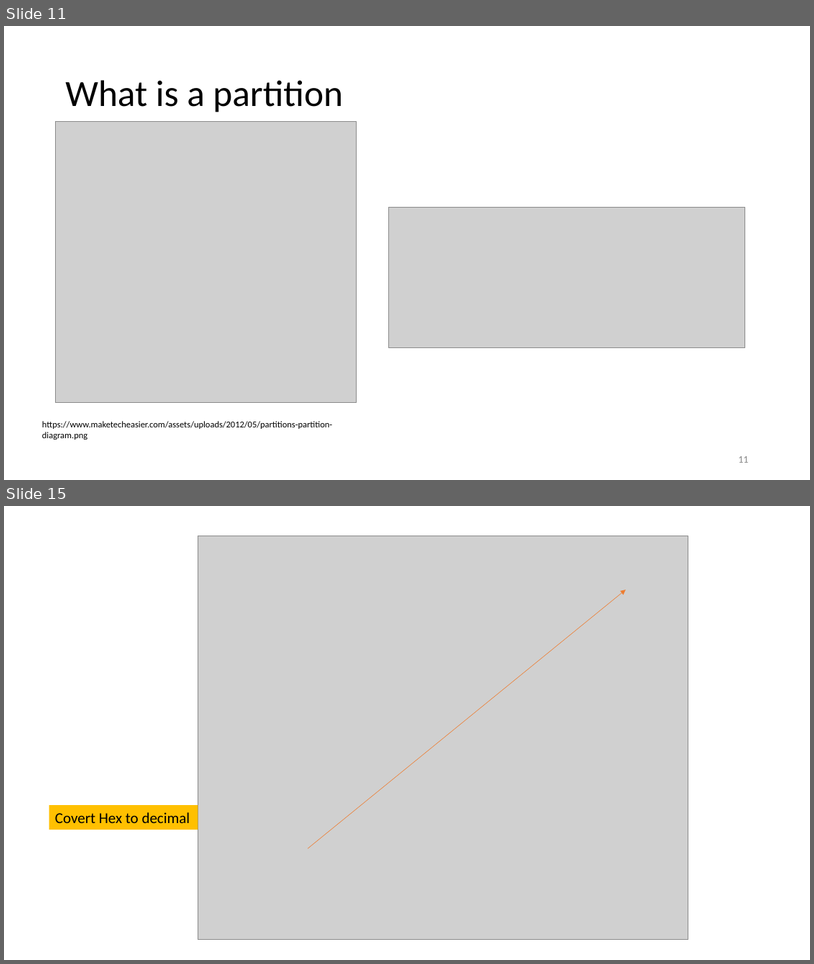
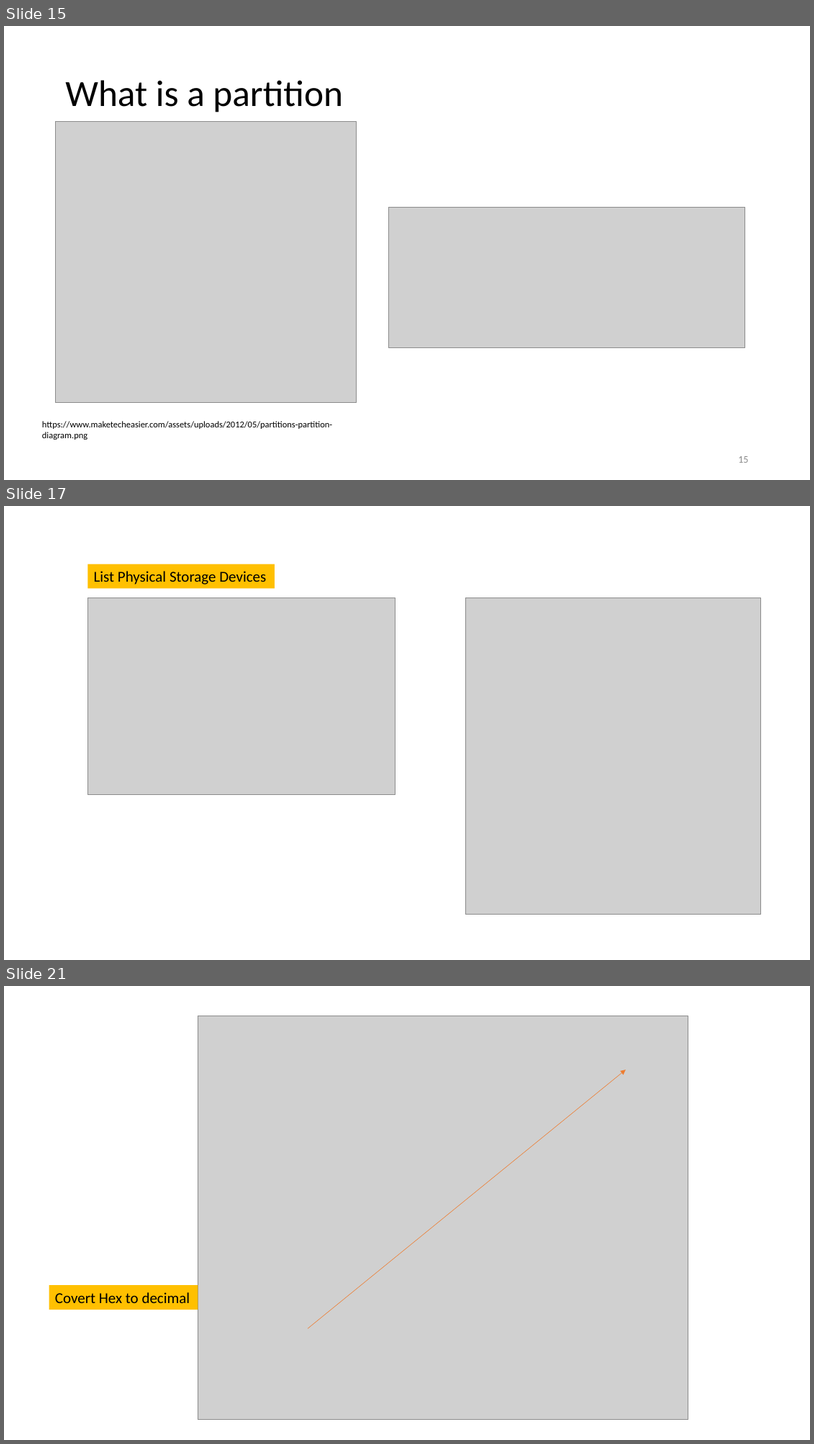
Before and after one commit to frankwxu/digital-forensics-lab, a slide deck: Basic_Computer_Skills_for_Forensics/1_PC_Introduction.pptx. Shown one above the other, each under a label of ours: slides 11 and 15 before the commit, slides 15, 17 and 21 after it; the slides between them are not shown. The pictures are 814x964 and 814x1444 pixels, drawn with LibreOffice and Linux fonts; fonts in the diff are those of the drawing; grey boxes stand for pictures; background and template pictures are left out. Boxes give left, top, right and bottom in pixels: in the first picture for what was removed or moved away, otherwise in the second. Text is boxed around its words. In the diff, an @@ line names an element or a change of style, - is before the commit and + after.

```diff
--- a/Basic_Computer_Skills_for_Forensics/1_PC_Introduction.pptx
+++ b/Basic_Computer_Skills_for_Forensics/1_PC_Introduction.pptx
@@ slide 17 added at (x1=4, y1=506, x2=810, y2=960), background #FFFFFF @@
@@ rectangle added at (x1=88, y1=564, x2=275, y2=588), fill #FFC000, 18 pt, text #000000 @@
+List Physical Storage Devices
@@ picture added at (x1=88, y1=597, x2=395, y2=795) @@
@@ picture added at (x1=466, y1=597, x2=761, y2=914) @@
@@ what was slide 11 is now slide 15 @@
@@ page number at (x1=738, y1=456, x2=748, y2=462): text changed @@
-11
+15
@@ what was slide 15 is now slide 21 @@
```
Also in this commit, not shown: 6 slides changed, 11 other slides added, 2 slides removed.
